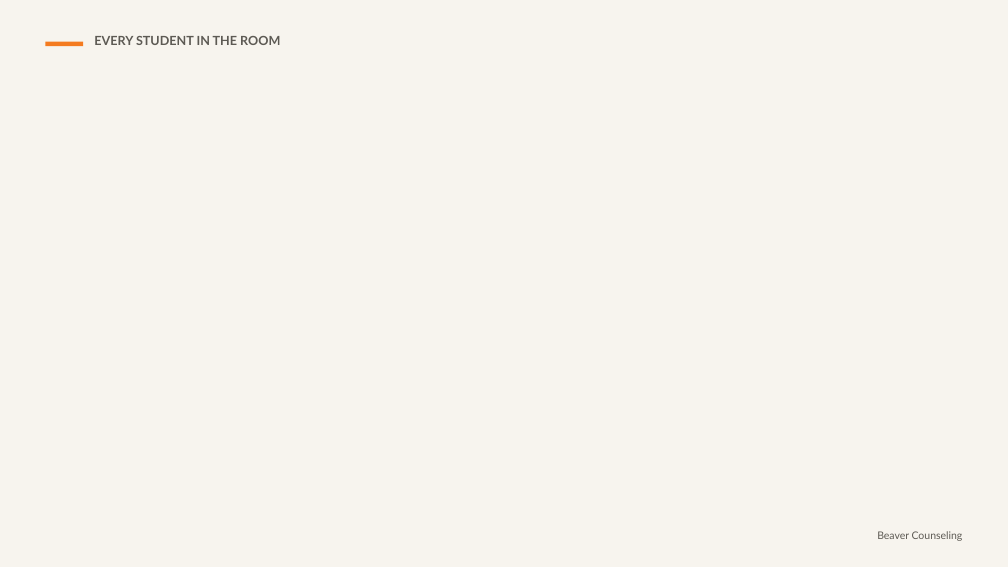
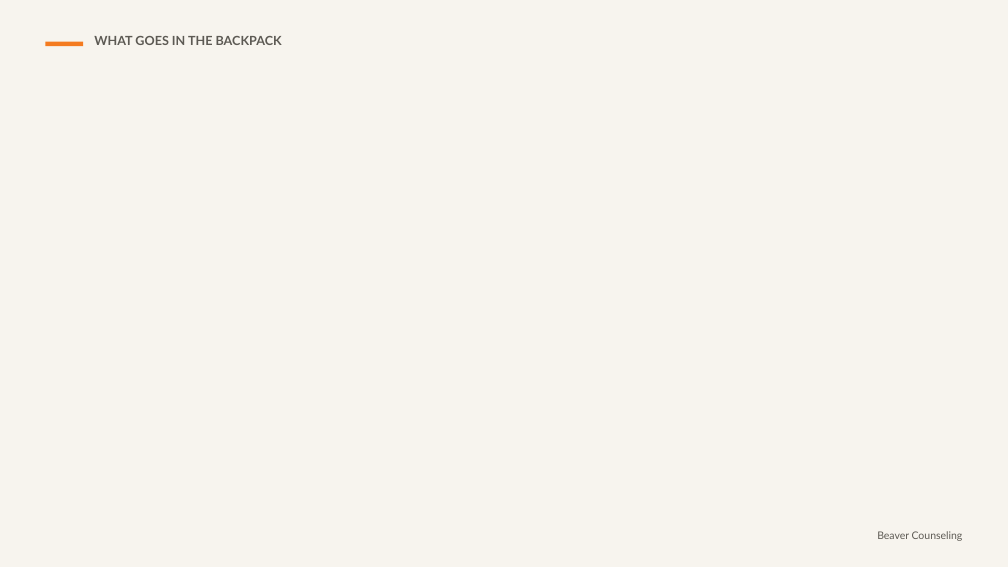
Before and after one commit to rmwtoolkit/bcds-toolkit, a slide deck: slide 6 of decks/everything-connects-lesson-v2.pptx (slide 13 before the commit). Drawn at 1008x567 pixels with LibreOffice and Linux fonts; fonts in the diff are those of the drawing; background and template pictures are left out. Boxes give left, top, right and bottom in pixels: in the first picture for what was removed or moved away, otherwise in the second. Text is boxed around its words. In the diff, an @@ line names an element or a change of style, - is before the commit and + after.

```diff
--- a/decks/everything-connects-lesson-v2.pptx
+++ b/decks/everything-connects-lesson-v2.pptx
@@ text at [94,36,282,45]: text changed @@
-EVERY STUDENT IN THE ROOM
+WHAT GOES IN THE BACKPACK
```
Also in this commit, not shown: 14 other slides changed, 8 slides removed, 3 other files.
